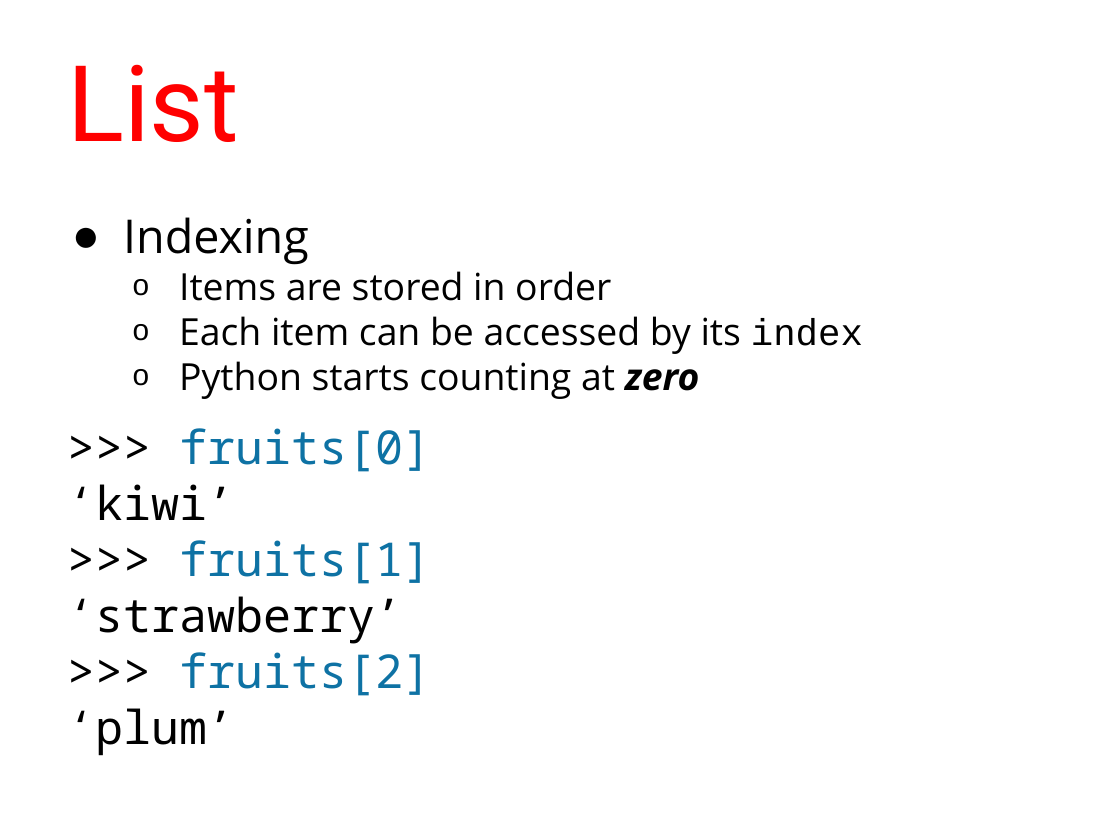
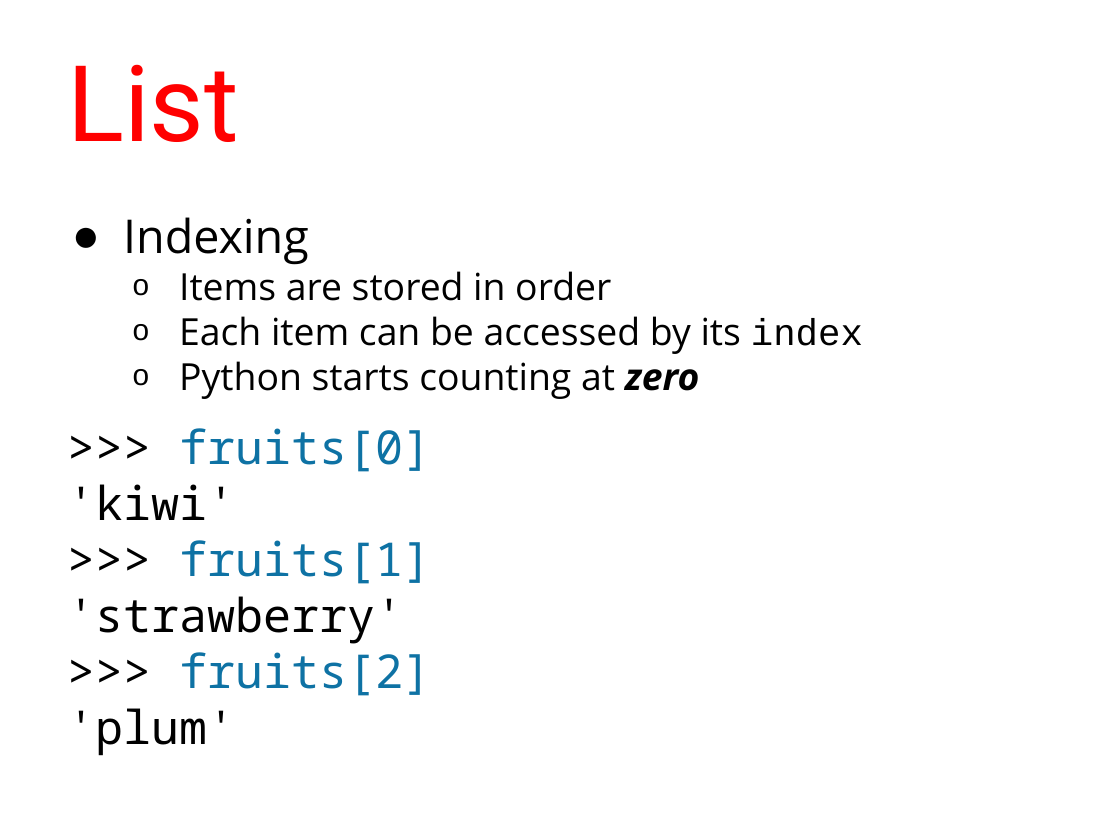
Before and after one commit to humanitiesprogramming/slides, a slide deck: slide 51 of 2017/python/Python Programming Concepts I.pptx (slide 50 before the commit). Drawn at 1120x840 pixels with LibreOffice and Linux fonts; fonts in the diff are those of the drawing. Boxes give left, top, right and bottom in pixels: in the first picture for what was removed or moved away, otherwise in the second. Text is boxed around its words. In the diff, an @@ line names an element or a change of style, - is before the commit and + after.

```diff
--- a/2017/python/Python Programming Concepts I.pptx
+++ b/2017/python/Python Programming Concepts I.pptx
@@ text at [67, 484, 235, 520]: text changed @@
-‘kiwi’
+'kiwi'
@@ text at [67, 596, 403, 644]: text changed @@
-‘strawberry’
+'strawberry'
@@ text at [67, 708, 235, 756]: text changed @@
-‘plum’
+'plum'
```
Also in this commit, not shown: 15 other slides changed, 1 slide added, 2 other files.
